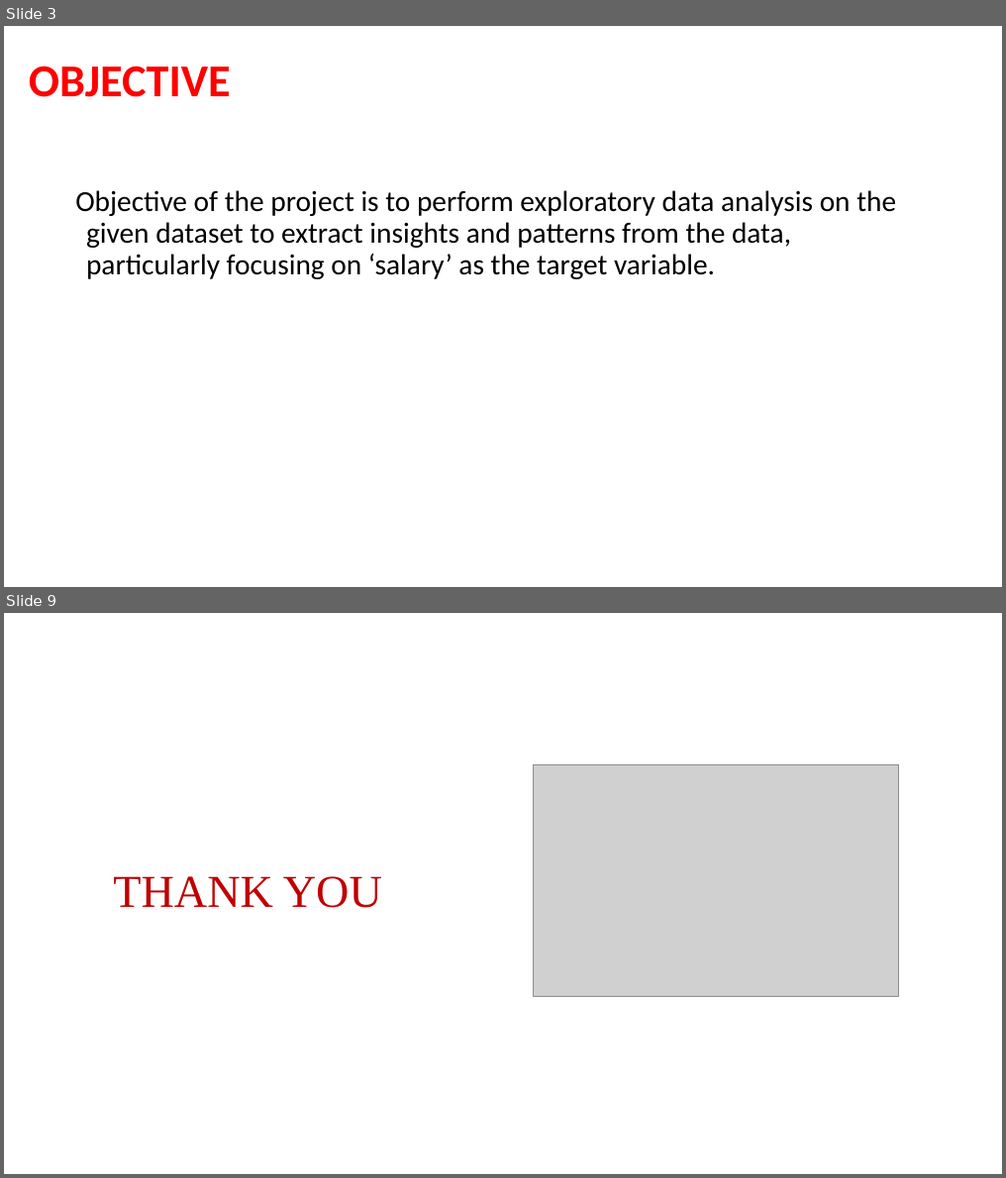
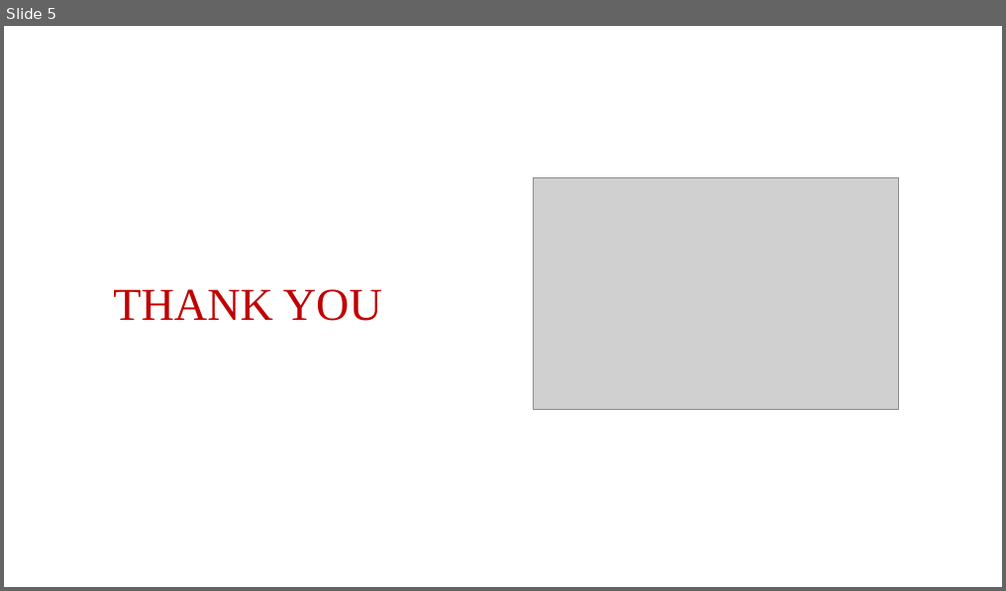
Before and after one commit to aleenaj23/Innomatics, a slide deck: Innomatics_Project_Report_Template with EDA_Project_Student_Template (1).pptx. Shown one above the other, each under a label of ours: slides 3 and 9 before the commit, slide 5 after it; the slides between them are not shown. The pictures are 1006x1178 and 1006x591 pixels, drawn with LibreOffice and Linux fonts; fonts in the diff are those of the drawing; grey boxes stand for pictures; background and template pictures are left out. Boxes give left, top, right and bottom in pixels: in the first picture for what was removed or moved away, otherwise in the second. Text is boxed around its words. In the diff, an @@ line names an element or a change of style, - is before the commit and + after.

```diff
--- a/Innomatics_Project_Report_Template with EDA_Project_Student_Template (1).pptx
+++ b/Innomatics_Project_Report_Template with EDA_Project_Student_Template (1).pptx
@@ slide 3 removed at (4,26,1002,587), background #FFFFFF @@
@@ title removed at (29,66,231,97) @@
-OBJECTIVE
@@ text removed at (75,190,896,279) @@
-Objective of the project is to perform exploratory data analysis on the given dataset to extract insights and patterns from the data, particularly focusing on ‘salary’ as the target variable.
@@ what was slide 9 is now slide 5 @@
```
Also in this commit, not shown: 1 slide changed, 3 slides added, 6 other slides removed, 2 other files.
